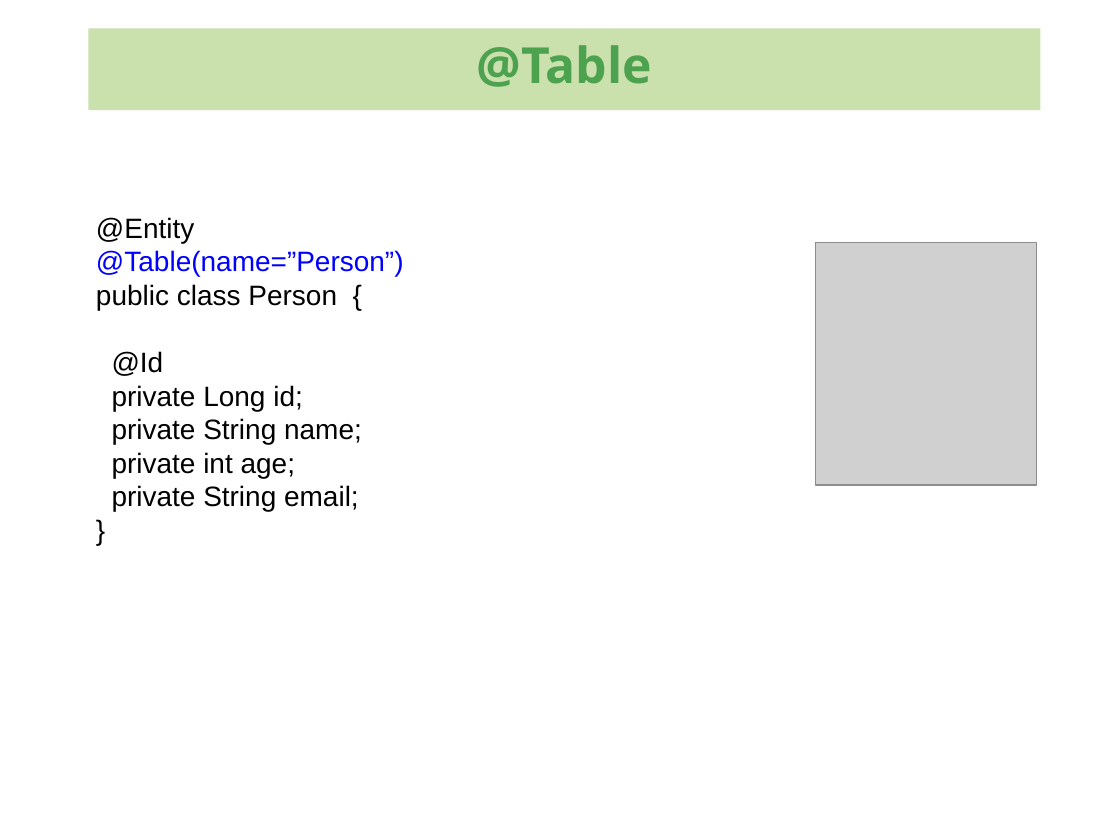
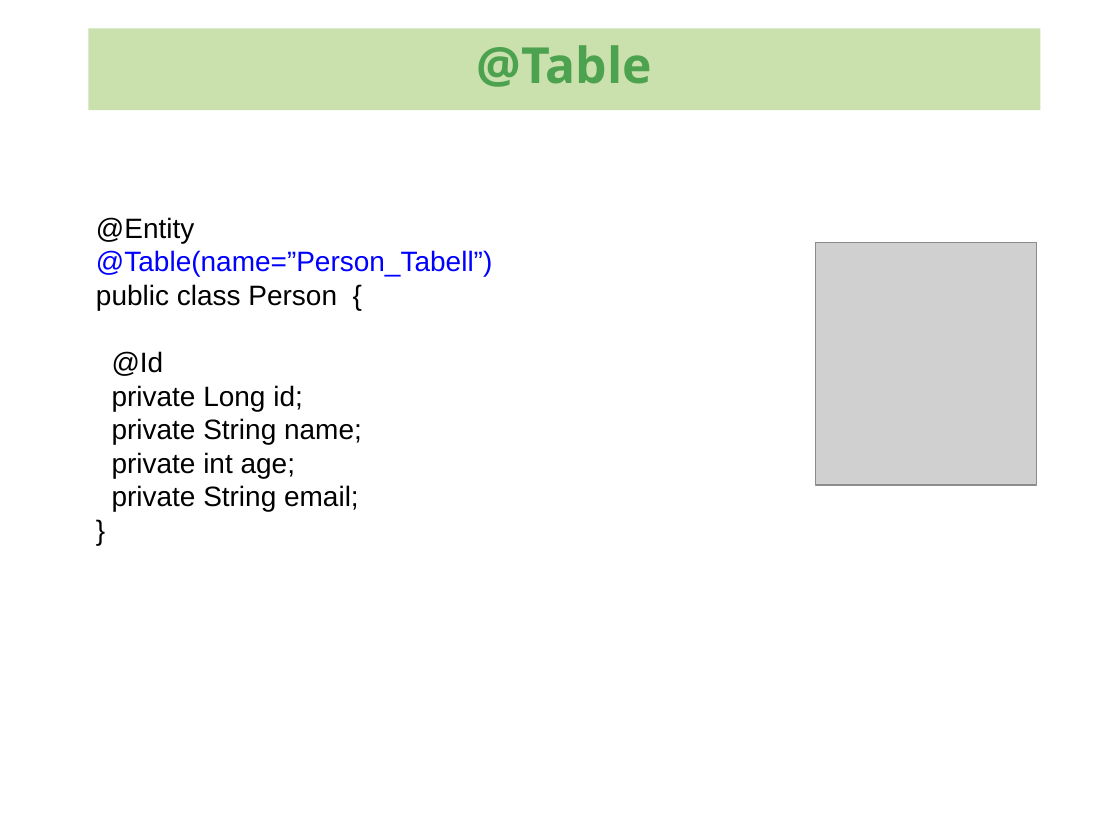
Before and after one commit to kenglxn/seam-maven-refimpl, a slide deck: slide 13 of sandbox/loo/jpa-continued/jpa-continued.odp. Drawn at 1120x840 pixels with LibreOffice and Linux fonts; fonts in the diff are those of the drawing; grey boxes stand for pictures; background and template pictures are left out. Boxes give left, top, right and bottom in pixels: in the first picture for what was removed or moved away, otherwise in the second. Text is boxed around its words. In the diff, an @@ line names an element or a change of style, - is before the commit and + after.

```diff
--- a/sandbox/loo/jpa-continued/jpa-continued.odp
+++ b/sandbox/loo/jpa-continued/jpa-continued.odp
@@ text at [96, 250, 492, 276]: text changed @@
-@Table(name=”Person”)
+@Table(name=”Person_Tabell”)
```
Also in this commit, not shown: 11 other slides changed, 4 slides added.
